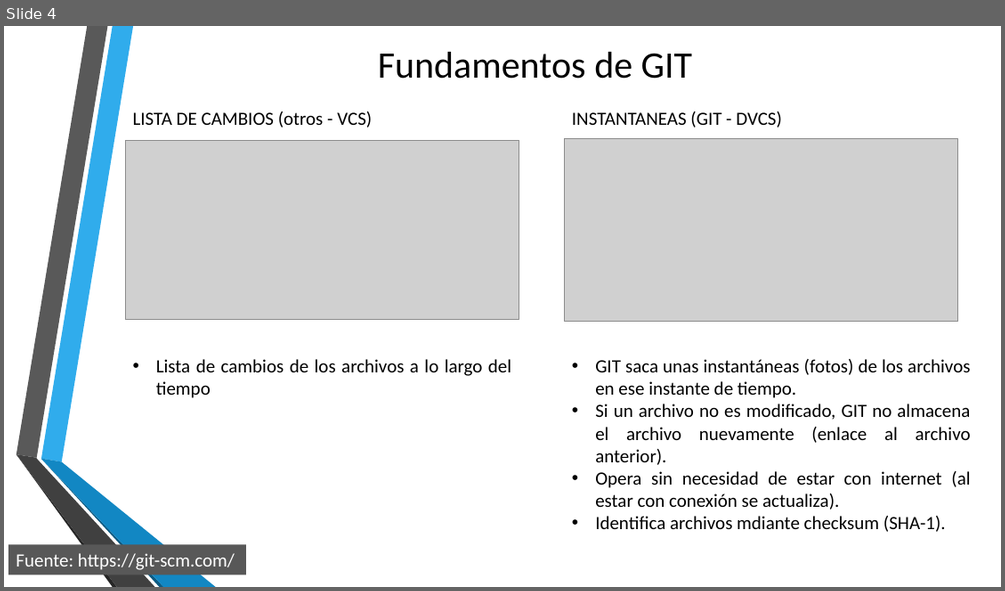
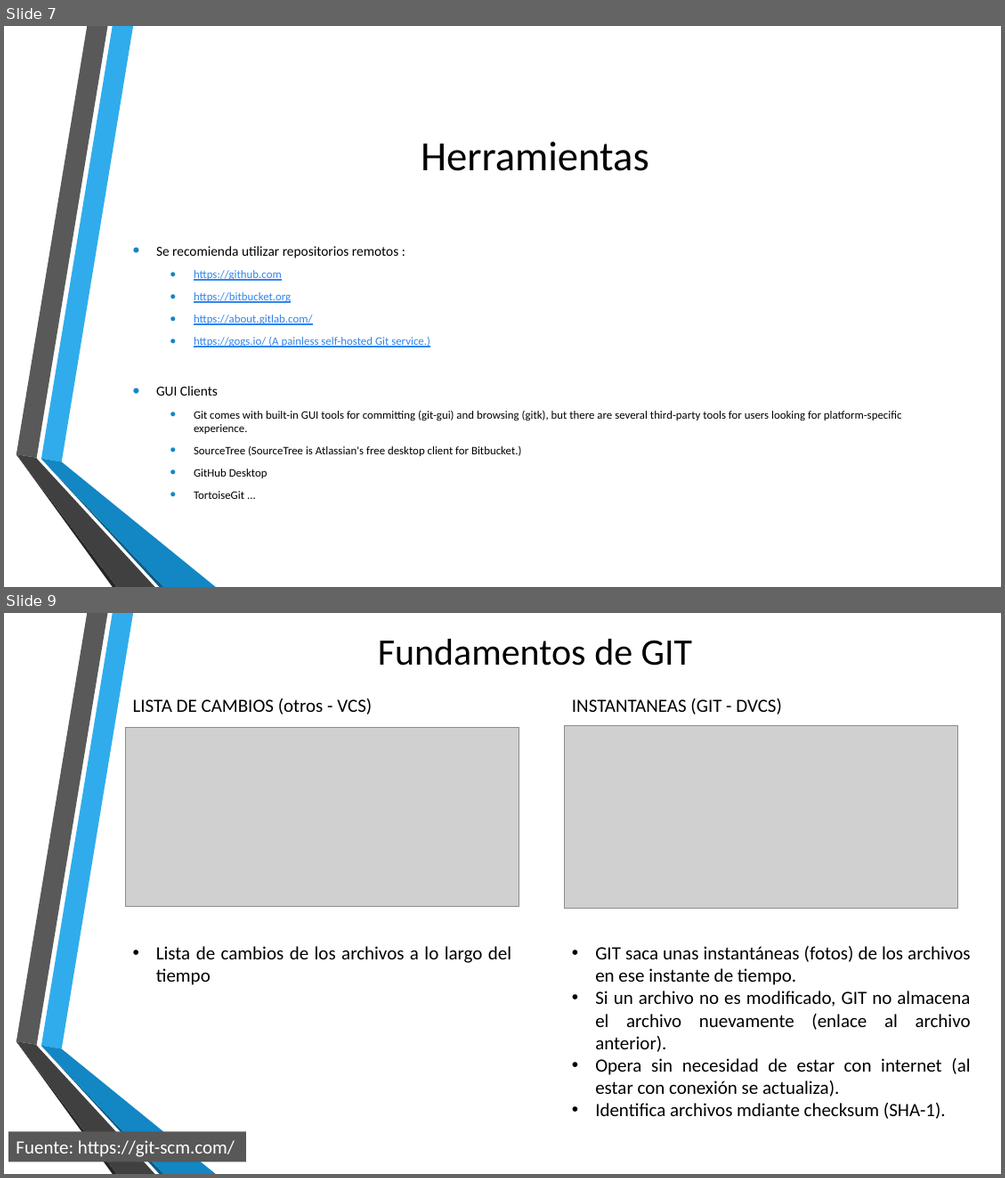
Before and after one commit to campus-digital/tutorialgit, a slide deck: documentos/Presentación3.pptx. Shown one above the other, each under a label of ours: slide 4 before the commit, slides 7 and 9 after it; the slides between them are not shown. The pictures are 1005x591 and 1005x1178 pixels, drawn with LibreOffice and Linux fonts; fonts in the diff are those of the drawing; grey boxes stand for pictures; background and template pictures are left out. Boxes give left, top, right and bottom in pixels: in the first picture for what was removed or moved away, otherwise in the second. Text is boxed around its words. In the diff, an @@ line names an element or a change of style, - is before the commit and + after.

```diff
--- a/documentos/Presentación3.pptx
+++ b/documentos/Presentación3.pptx
@@ slide 7 added at (x1=4, y1=26, x2=1001, y2=587), background picture (left out); not listed: 6 template elements that a slide beside it also shows @@
@@ title added at (x1=421, y1=142, x2=649, y2=171), 40 pt, text #000000 @@
+Herramientas
@@ text added at (x1=156, y1=246, x2=902, y2=499), 11 pt, text #000000 @@
+• Se recomienda utilizar repositorios remotos :
+  • https://github.com
+  • https://bitbucket.org
+  • https://about.gitlab.com/
+  • https://gogs.io/ (A painless self-hosted Git service.)
+• GUI Clients
+  • Git comes with built-in GUI tools for committing (git-gui) and browsing (gitk), but there are several third-party tools for users looking for platform-specific experience.
+  • SourceTree (SourceTree is Atlassian's free desktop client for Bitbucket.)
+  • GitHub Desktop
+  • TortoiseGit ...
@@ what was slide 4 is now slide 9 @@
```
Also in this commit, not shown: 1 slide changed, 5 other slides added, 1 other file.
